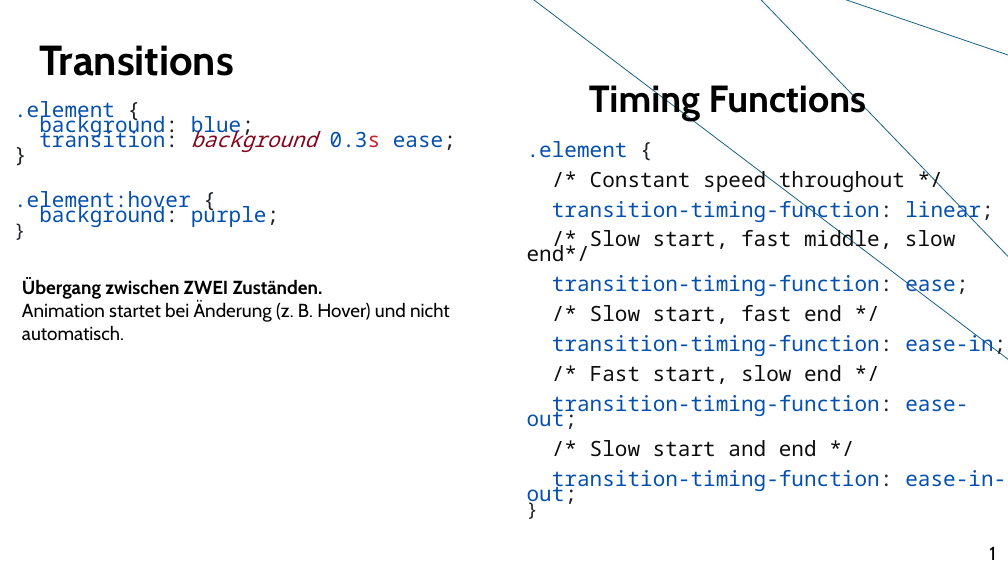
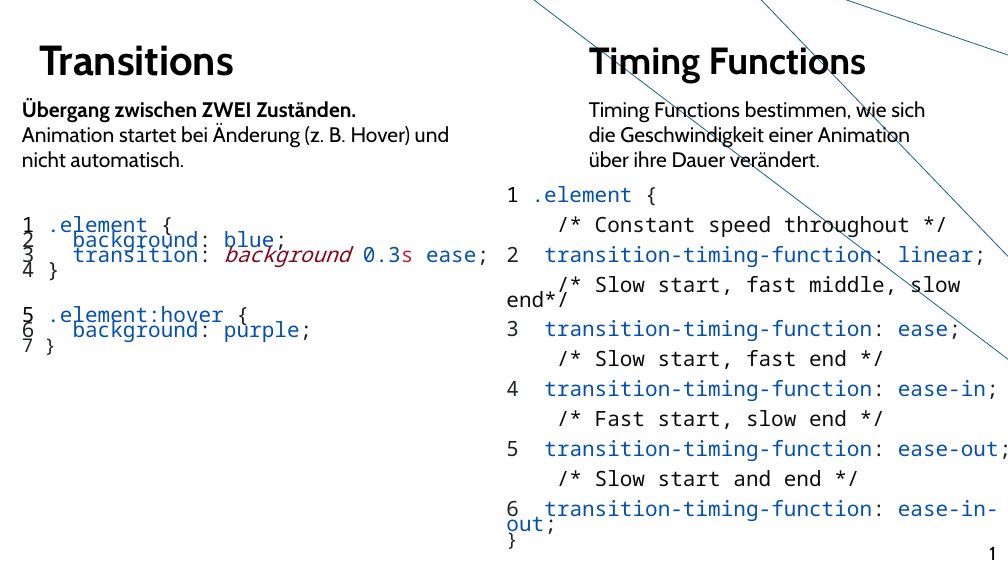
Before and after one commit to wannas234/CSS-Animationen-und-Transitionen, a slide deck: slide 2 of Präsentation-CSS-T&A.pptx. Drawn at 1008x567 pixels with LibreOffice and Linux fonts; fonts in the diff are those of the drawing; background and template pictures are left out. Boxes give left, top, right and bottom in pixels: in the first picture for what was removed or moved away, otherwise in the second. Text is boxed around its words. In the diff, an @@ line names an element or a change of style, - is before the commit and + after.

```diff
--- a/Präsentation-CSS-T&A.pptx
+++ b/Präsentation-CSS-T&A.pptx
@@ text "Timing Functions": place and size @@
-text "Timing Functions" at [589,80,867,121]
+text "Timing Functions" at [589,42,867,83]
@@ text "Übergang zwischen ZWEI Zuständen. Animation ...": place and size @@
-text "Übergang zwischen ZWEI Zuständen. Animation ..." at [22,279,450,341]
+text "Übergang zwischen ZWEI Zuständen. Animation ..." at [22,99,449,168]
@@ text "Übergang zwischen ZWEI Zuständen. Animation ..." at [22,99,449,168]: size 18 to 20 pt @@
@@ text added at [589,99,925,174], 20 pt, text #000000 @@
+Timing Functions bestimmen, wie sich die Geschwindigkeit einer Animation über ihre Dauer verändert.
@@ text "1 .element {": place and size @@
-text "1 .element {" at [527,141,1006,493]
+text "1 .element {" at [506,186,1008,538]
@@ text at [506,186,633,203]: text changed @@
-.element {
+1 .element {
@@ text at [22,216,489,352]: text changed @@
-.element {
-background: blue;
-transition: background 0.3s ease;
-}
-.element:hover {
-background: purple;
-}
+1 .element {
+2 background: blue;
+3 transition: background 0.3s ease;
+4 }
+5 .element:hover {
+6 background: purple;
+7 }
@@ text at [506,242,986,267]: text changed @@
-transition-timing-function: linear;
+2 transition-timing-function: linear;
@@ text at [506,316,961,341]: text changed @@
-transition-timing-function: ease;
+3 transition-timing-function: ease;
@@ text at [506,380,999,401]: text changed @@
-transition-timing-function: ease-in;
+4 transition-timing-function: ease-in;
@@ text at [506,440,1008,461]: text changed @@
-transition-timing-function: ease-out;
+5 transition-timing-function: ease-out;
@@ text at [506,500,999,538]: text changed @@
-transition-timing-function: ease-in-out;
+6 transition-timing-function: ease-in-out;
```
Also in this commit, not shown: 3 other slides changed, 2 slides added, 1 slide removed, 4 other files.
